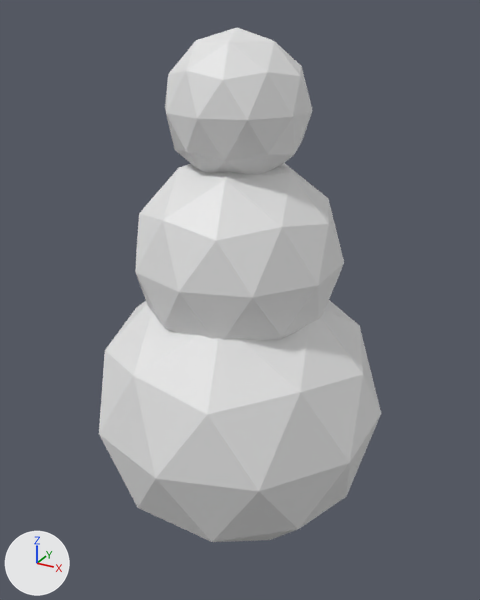
The Blender file Assets/Bots/Meshes/base-tall.blend as it was, and as the next commit left it.
One viewpoint serves both versions: a 50 mm camera at (2.88, -5.19, 2.15) aimed at (-0.02, 0.09, -0.5). The lights are fixed; the arrows at lower left show +X, +Y and +Z.

The older version as bpy lines, for what is in view:
```python
me_icosphere = bpy.data.meshes.new('Icosphere')
me_icosphere.from_pydata(...)  # an icosphere of 80 faces spanning x -0.95..0.95, y -1.0..1.0, z -1.0..1.0
me_icosphere.materials.append(mat_base)  # white #e7e7e7
me_icosphere_002 = bpy.data.meshes.new('Icosphere.002')
me_icosphere_002.from_pydata(...)  # an icosphere of 80 faces spanning x -0.95..0.95, y -1.0..1.0, z -1.0..1.0
me_icosphere_002.materials.append(mat_base_001)  # white #e7e7e7
me_icosphere_003 = bpy.data.meshes.new('Icosphere.003')
me_icosphere_003.from_pydata(...)  # an icosphere of 80 faces spanning x -0.95..0.95, y -1.0..1.0, z -1.0..1.0
me_icosphere_003.materials.append(mat_base)  # white #e7e7e7
ob_base = bpy.data.objects.new('Base', me_icosphere)
ob_base.location = (0.0, 0.0, 0.0)
ob_base_001 = bpy.data.objects.new('Base.001', me_icosphere_003)
ob_base_001.location = (0.0, 0.0, -1.58)
ob_base_001.scale = (1.46, 1.46, 1.46)
ob_head = bpy.data.objects.new('Head', me_icosphere_002)
ob_head.location = (0.0, 0.0, 1.35)
ob_head.scale = (0.65, 0.65, 0.65)
```
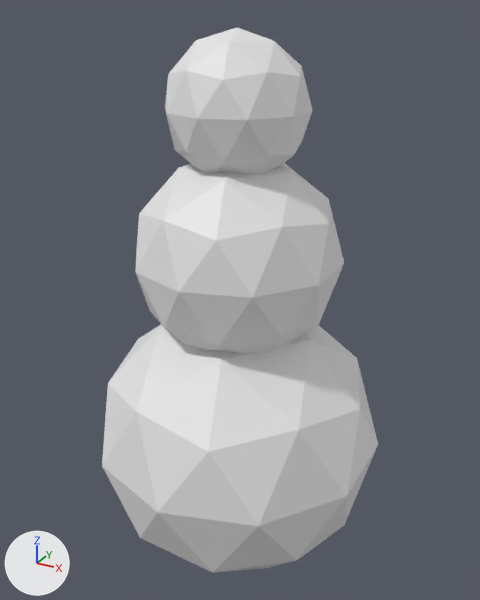
Pixel boxes (x1, y1, x2, y2) of what changed, in the pictures (480 x 600 px):
'Base.001', moved
    before: (99, 300, 381, 542)
    after: (102, 324, 378, 573)

The edits, one by one:
Object 'Base.001' (ob_base_001) moves from (0.0, 0.0, -1.58) to (0.0, 0.0, -1.95).
